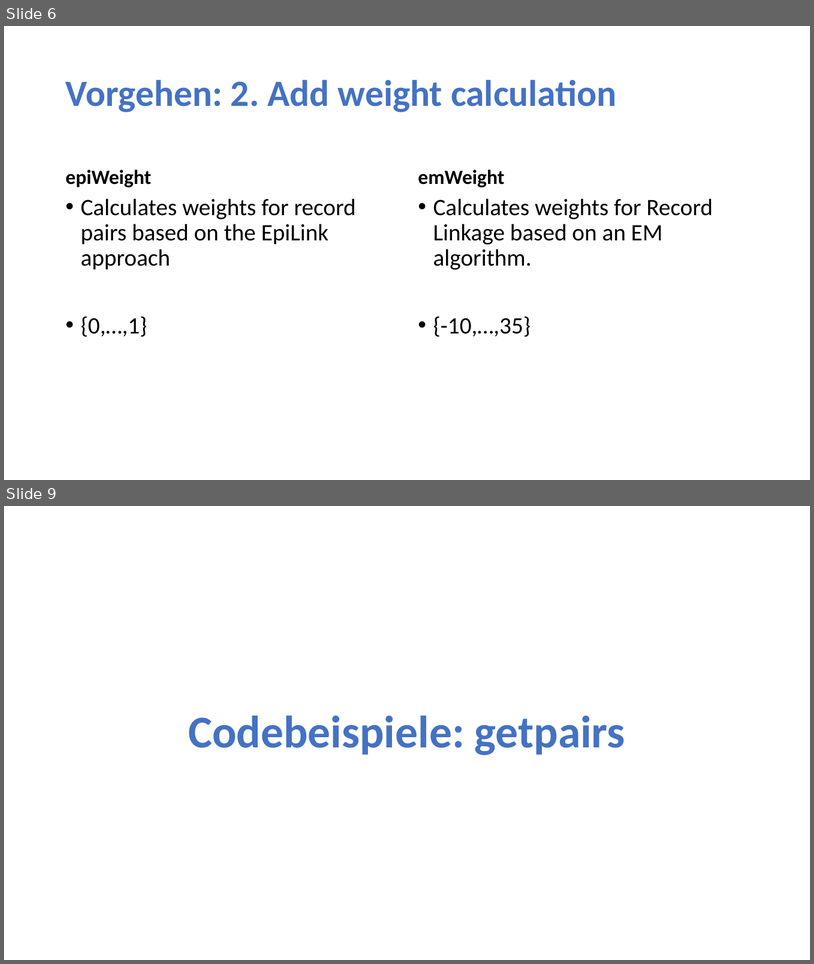
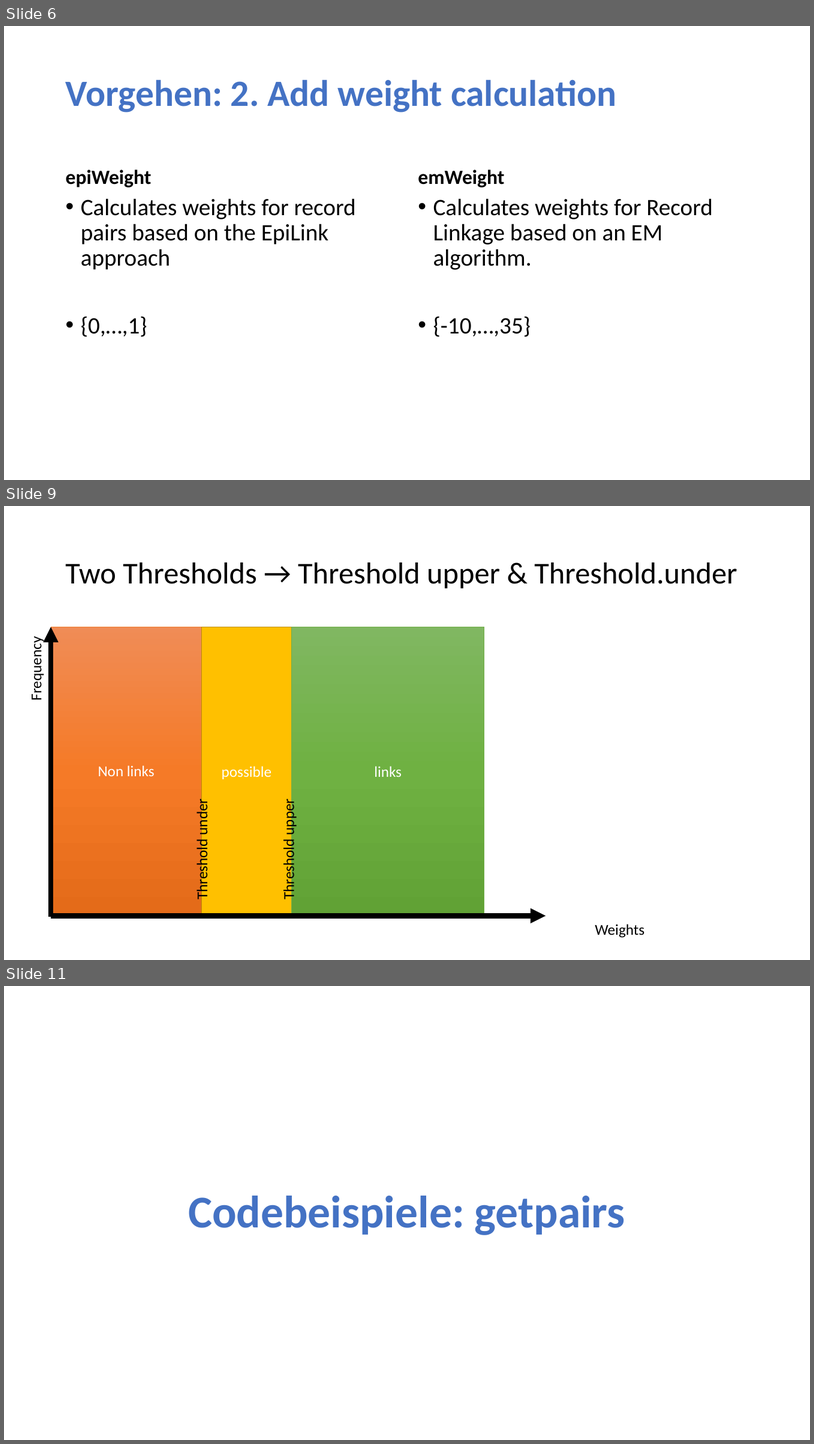
Before and after one commit to schmt5/record-linkage-getPairs, a slide deck: RLgetPairs.pptx. Shown one above the other, each under a label of ours: slides 6 and 9 before the commit, slides 6, 9 and 11 after it; the slides between them are not shown. The pictures are 814x964 and 814x1444 pixels, drawn with LibreOffice and Linux fonts; fonts in the diff are those of the drawing. Boxes give left, top, right and bottom in pixels: in the first picture for what was removed or moved away, otherwise in the second. Text is boxed around its words. In the diff, an @@ line names an element or a change of style, - is before the commit and + after.

```diff
--- a/RLgetPairs.pptx
+++ b/RLgetPairs.pptx
@@ slide 9 added at bbox=[4, 506, 810, 960], background #FFFFFF @@
@@ title added at bbox=[65, 562, 737, 588], 36 pt, text #000000 @@
+Two Thresholds → Threshold upper & Threshold.under
@@ rectangle added at bbox=[51, 627, 201, 915], fill gradient #F18C57 to #F67B28 to #E56C19, outline #ED7D31 0.5 pt, 18 pt, text #FFFFFF @@
+Non links
@@ arrow added from (51, 917) to (51, 627), #000000 6 pt @@
@@ rectangle added at bbox=[202, 627, 292, 915], fill #FFC000, outline #BD8E00 1 pt, 18 pt, text #FFFFFF @@
+possible
@@ rectangle added at bbox=[292, 627, 485, 915], fill gradient #81B861 to #6FB242 to #62A336, outline #70AD47 0.5 pt, 18 pt, text #FFFFFF @@
+links
@@ text added at bbox=[27, 643, 45, 699], 18 pt, text #000000 @@
+Frequency
@@ text added at bbox=[193, 802, 212, 898], 18 pt, text #000000 @@
+Threshold under
@@ text added at bbox=[280, 802, 299, 898], 18 pt, text #000000 @@
+Threshold upper
@@ arrow added from (51, 916) to (546, 916), #000000 6 pt @@
@@ text added at bbox=[595, 924, 645, 937], 18 pt, text #000000 @@
+Weights
@@ what was slide 9 is now slide 11 @@
```
Also in this commit, not shown: 4 slides changed, 2 other slides added, 1 slide removed, 1 other file.
